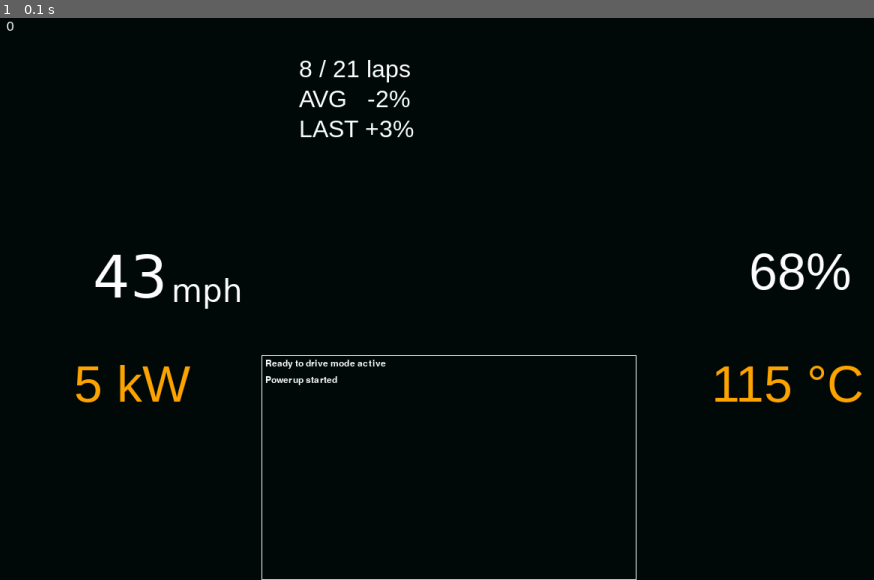
Above: before the commit, frame 1.
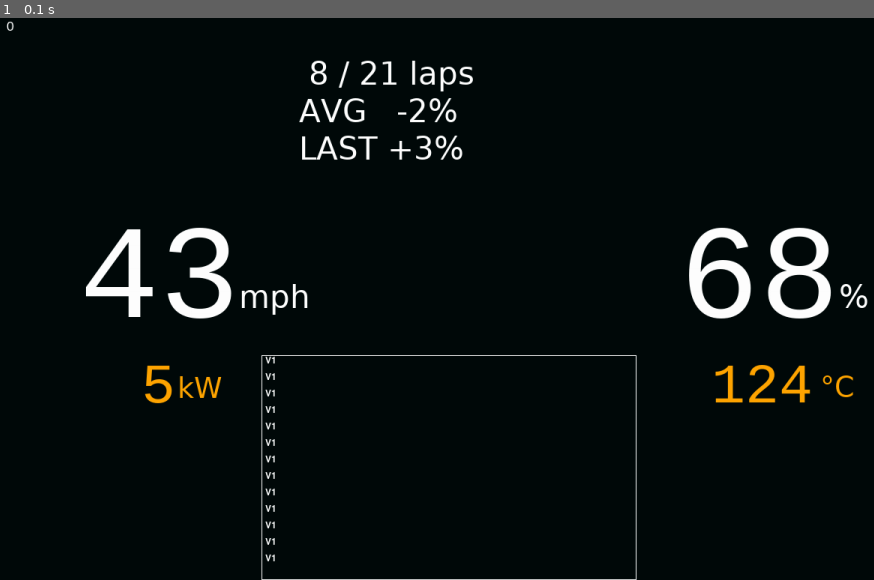
Above: after the commit, the same moment.

Repository: daniel-bara/F22ev-dashboard
Game: pygame game, started from pygame_demo.py
Two runs of this game, one before a commit and one after it. Both use one fixed random seed, a clock stepped at 60 frames per second and the inputs below.
Inputs:
- Up to frame 1 (0.1 s): no input

The runs differ from the first frame. In frame 1, 5.1% of the frame differs, in the area x 8-100%, y 7-97%.

Commit message:
create CanDisplay class

Diff:
--- a/pygame_demo.py
+++ b/pygame_demo.py
@@ -15,10 +15,10 @@
 CAN_MESSAGES_POS = (350, 450)
 CAN_MESSAGES_DIM = (500, 300)
 
-BATT_CHG_POS = (1000, 300)
+SPEED_POS = (0, 250)
+POWER_OUTPUT_POS = (100, 450)
+BATT_CHG_POS = (800, 250)
 BATT_TMP_POS = (950, 450)
-SPEED_POS = (100, 300)
-POWER_OUTPUT_POS = (100, 450)
 LAP_INFO_POS = (400, 50)
 
 BATT_CHG_COL = pygame.Color('white')
@@ -28,16 +28,20 @@
 LAP_INFO_COL = pygame.Color("white")
 
 FPS_FONT = pygame.font.SysFont("Arial", 18)
-BATT_CHG_FONT = pygame.font.SysFont("Arial", 68)
-BATT_TMP_FONT = pygame.font.SysFont("Arial", 42)
+BATT_CHG_FONT = pygame.font.SysFont("lucida console", 178)
+BATT_CHG_UNIT_FONT = pygame.font.SysFont("lucida sans", 42)
+BATT_TMP_FONT = pygame.font.SysFont("lucida console", 75)
+BATT_TMP_UNIT_FONT = pygame.font.SysFont("lucida sans", 38)
+SPEED_FONT = pygame.font.SysFont("lucida console", 178)
+SPEED_UNIT_FONT = pygame.font.SysFont("lucida sans", 42)
+POWER_OUTPUT_FONT = pygame.font.SysFont("lucida console", 75)
+POWER_OUTPUT_UNIT_FONT = pygame.font.SysFont("lucida sans", 38)
+LAP_INFO_FONT = pygame.font.SysFont("lucida sans", 42)
 CAN_MSG_FONT = pygame.font.SysFont("leelawadee ui", 18)
-SPEED_FONT = pygame.font.SysFont("lucida sans", 78)
-MPH_FONT = pygame.font.SysFont("lucida sans", 42)
-POWER_OUTPUT_FONT = pygame.font.SysFont("Arial", 68)
-LAP_INFO_FONT = pygame.font.SysFont("Arial", 32)
 
 CAN_MESSAGES_LINE_SPACING = 22
 CAN_MESSAGES_PADDING = 5
+MAX_CAN_MESSAGE_COUNT = 13
 
 
 class Fps:
@@ -56,51 +60,84 @@
         self.total_laps = 21
         self.current_lap = 8
 
+class CanDisplay:
+    """collects CAN bus messages
+    newer messages are at lower index"""
+    def __init__(self, max_message_count: int):
+        self.messages = []
+        self.max_message_count = max_message_count
+
+    def insert(self, message: str):
+        self.messages.insert(0, message)
+        self.cap_max()
+
+    def cap_max(self):
+        while len(self.messages) > self.max_message_count:
+            self.messages.pop()
+
+    def get_messages(self):
+        return self.messages
+
 
 fps_counter = Fps()
 lap_counter = LapCounter()
+can_display = CanDisplay(MAX_CAN_MESSAGE_COUNT)
+can_display.insert("Powerup")
+can_display.insert("Ready to drive mode active")
+for _ in range(20):
+    can_display.insert("V1")
 while not crashed:
     for event in pygame.event.get():
         if event.type == pygame.QUIT:
             crashed = True
     gameDisplay.fill((0, 10, 10))
 
-    r = pygame.rect.Rect(*CAN_MESSAGES_POS, *CAN_MESSAGES_DIM)
-    pygame.draw.rect(gameDisplay, pygame.Color("white"), r, 1)
+    # battery charge
+    battery_charge = 68
+    gameDisplay.blit(BATT_CHG_FONT.render(str(int(battery_charge)).rjust(3, " "), True, BATT_CHG_COL), BATT_CHG_POS)
+    gameDisplay.blit(BATT_CHG_UNIT_FONT.render("%", True, BATT_CHG_COL), (BATT_CHG_POS[0] + 320, BATT_CHG_POS[1] + 98))
 
-    battery_charge = 68
-    gameDisplay.blit(BATT_CHG_FONT.render(str(int(battery_charge)) + "%", True, BATT_CHG_COL), BATT_CHG_POS)
-
-    battery_temperature = 115
-    gameDisplay.blit(BATT_CHG_FONT.render(str(int(battery_temperature)) + " °C", True, BATT_TMP_COL), BATT_TMP_POS)
+    # battery temperature
+    battery_temperature = 124
+    gameDisplay.blit(BATT_TMP_FONT.render(str(int(battery_temperature)).rjust(3, " "), True, BATT_TMP_COL), BATT_TMP_POS)
+    gameDisplay.blit(BATT_TMP_UNIT_FONT.render("°C", True, BATT_TMP_COL), (BATT_TMP_POS[0] + 145, BATT_TMP_POS[1] + 20))
 
     speed = 43
-    gameDisplay.blit(SPEED_FONT.render(str(int(speed)).rjust(3, " ") , True, SPEED_COL), SPEED_POS)
-    gameDisplay.blit(MPH_FONT.render("mph", True, SPEED_COL), (SPEED_POS[0]+130, SPEED_POS[1]+40))
+    gameDisplay.blit(SPEED_FONT.render(str(int(speed)).rjust(3, " "), True, SPEED_COL), SPEED_POS)
+    gameDisplay.blit(SPEED_UNIT_FONT.render("mph", True, SPEED_COL), (SPEED_POS[0] + 320, SPEED_POS[1] + 98))
 
+    # power output
     power_output = 5
-    gameDisplay.blit(BATT_CHG_FONT.render(str(int(power_output)) + " kW", True, POWER_OUTPUT_COL), POWER_OUTPUT_POS)
+    gameDisplay.blit(POWER_OUTPUT_FONT.render(str(int(power_output)).rjust(3, " "), True, POWER_OUTPUT_COL), POWER_OUTPUT_POS)
+    gameDisplay.blit(POWER_OUTPUT_UNIT_FONT.render("kW", True, POWER_OUTPUT_COL),
+                     (POWER_OUTPUT_POS[0] + 138, POWER_OUTPUT_POS[1] + 21))
 
     # lap info
-    gameDisplay.blit(LAP_INFO_FONT.render(str(lap_counter.current_lap) + " / " + str(lap_counter.total_laps) + " laps",
+    LAP_INFO_SPACING = 50
+    gameDisplay.blit(LAP_INFO_FONT.render(str(lap_counter.current_lap).rjust(2, " ") + " / " + str(lap_counter.total_laps) + " laps",
                                           True, LAP_INFO_COL), LAP_INFO_POS)
     power_consumption_feedback_average = -2
     power_consumption_feedback_average_text = ("+" * (power_consumption_feedback_average >= 1)) + \
                                               str(int(power_consumption_feedback_average))
     gameDisplay.blit(LAP_INFO_FONT.render("AVG   " + power_consumption_feedback_average_text + "%",
-                                          True, LAP_INFO_COL), (LAP_INFO_POS[0], LAP_INFO_POS[1]+40))
+                                          True, LAP_INFO_COL), (LAP_INFO_POS[0], LAP_INFO_POS[1]+LAP_INFO_SPACING))
 
     power_consumption_feedback_total = 3
     power_consumption_feedback_total_text = ("+" * (power_consumption_feedback_total >= 1)) + \
                                             str(int(power_consumption_feedback_total))
     gameDisplay.blit(LAP_INFO_FONT.render("LAST " + power_consumption_feedback_total_text + "%",
-                                          True, LAP_INFO_COL), (LAP_INFO_POS[0], LAP_INFO_POS[1]+80))
+                                          True, LAP_INFO_COL), (LAP_INFO_POS[0], LAP_INFO_POS[1]+LAP_INFO_SPACING*2))
 
-    can_messages = ["Ready to drive mode active", "Powerup started"]
-    for i, m in enumerate(can_messages):
+    # CAN messages
+    r = pygame.rect.Rect(*CAN_MESSAGES_POS, *CAN_MESSAGES_DIM)
+    pygame.draw.rect(gameDisplay, pygame.Color("white"), r, 1)
+
+
+    for i, m in enumerate(can_display.get_messages()):
         gameDisplay.blit(CAN_MSG_FONT.render(m, True, pygame.Color('white')),
                          (CAN_MESSAGES_POS[0] + CAN_MESSAGES_PADDING,
-                          CAN_MESSAGES_POS[1] + CAN_MESSAGES_LINE_SPACING * i + CAN_MESSAGES_PADDING))
+                          CAN_MESSAGES_POS[1] + CAN_MESSAGES_DIM[1] -
+                          CAN_MESSAGES_LINE_SPACING * i - CAN_MESSAGES_PADDING-30))
 
     gameDisplay.blit(fps_counter.update(), (10, 0))
 
